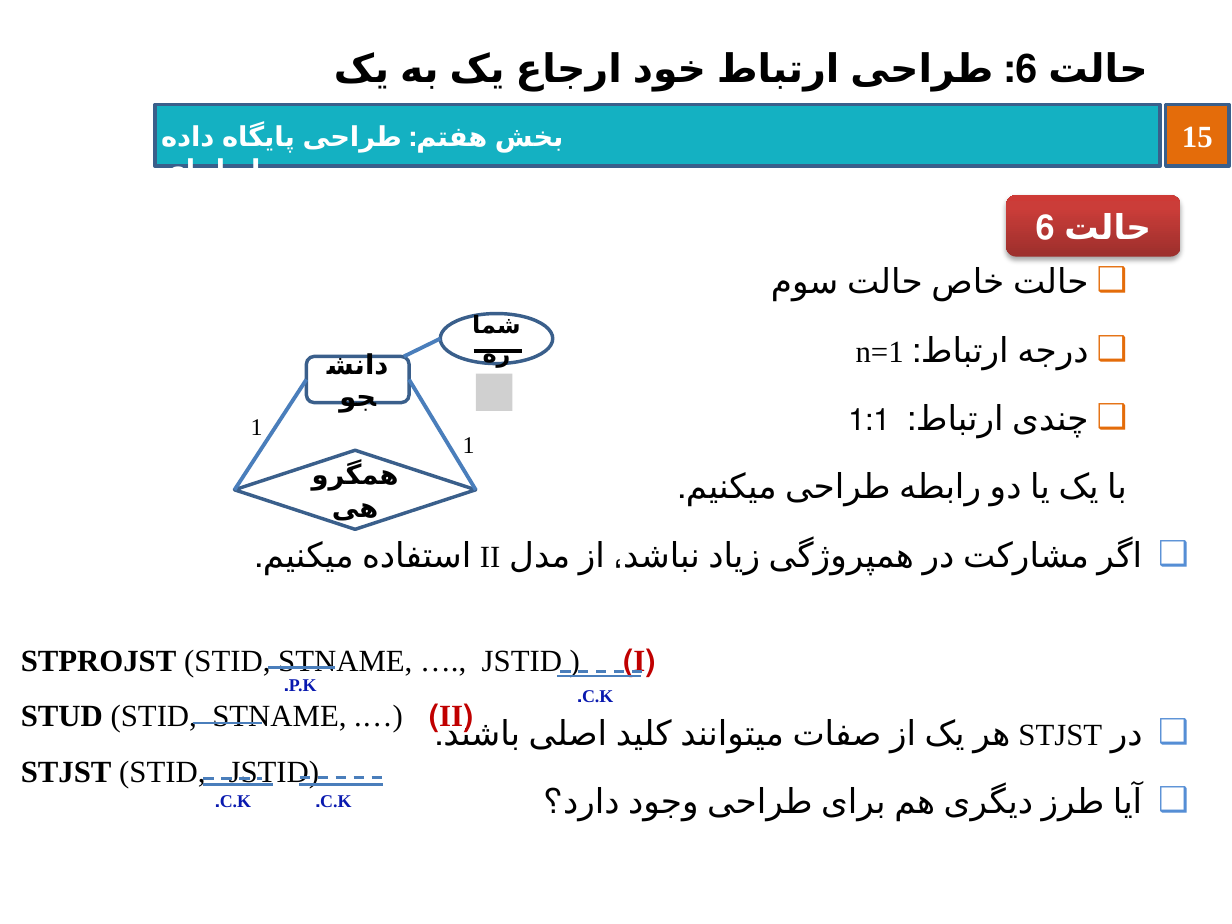
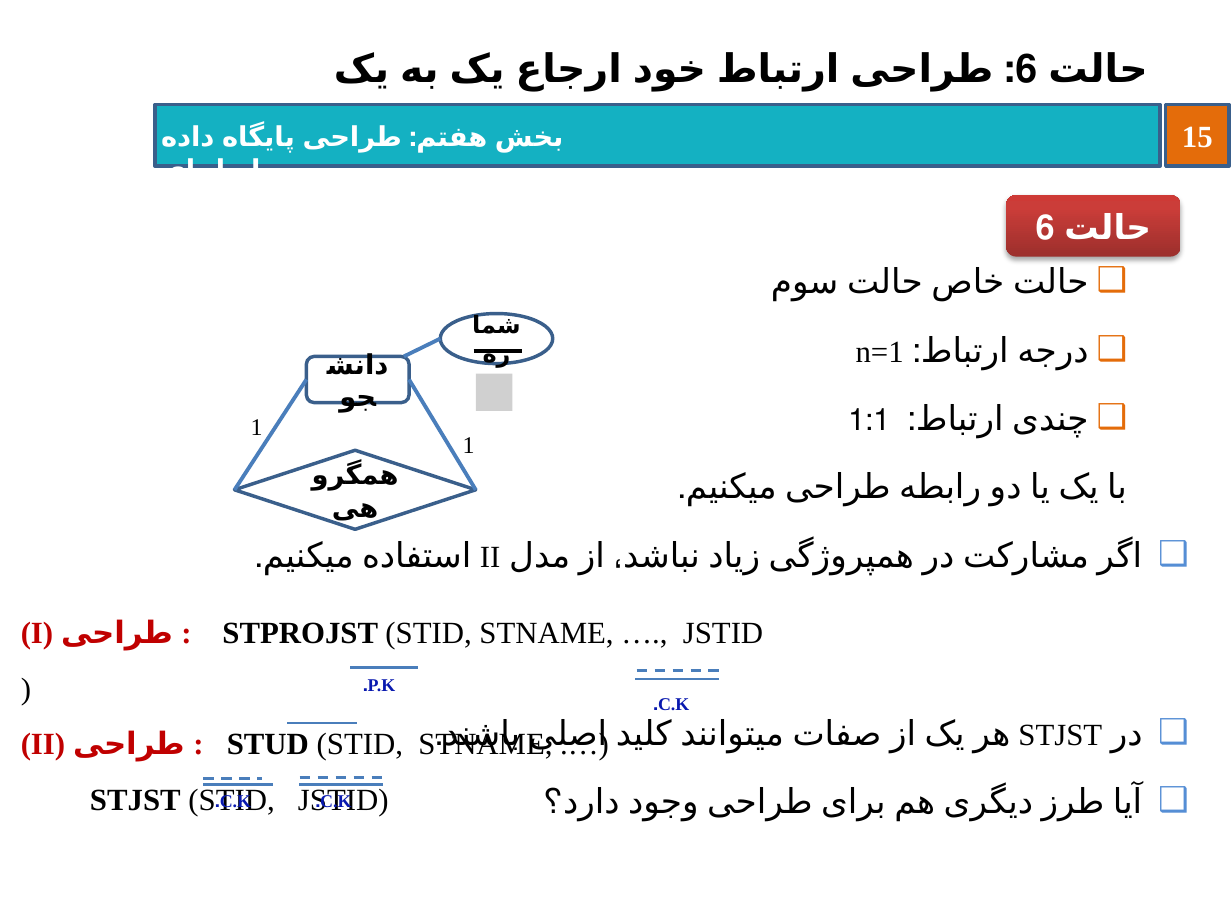
Before and after one commit to behnamhatami/DB-Slides, a slide deck: slide 15 of 7-DB-RDBDesign.pptx. Drawn at 1232x924 pixels with LibreOffice and Linux fonts; fonts in the diff are those of the drawing; grey boxes stand for pictures; background and template pictures are left out. Boxes give left, top, right and bottom in pixels: in the first picture for what was removed or moved away, otherwise in the second. Text is boxed around its words. In the diff, an @@ line names an element or a change of style, - is before the commit and + after.

```diff
--- a/7-DB-RDBDesign.pptx
+++ b/7-DB-RDBDesign.pptx
@@ text at bbox=[21, 619, 763, 761]: text changed @@
-(I) STPROJST (STID, STNAME, …., JSTID )
-(II) STUD (STID, STNAME, .…)
+(I) طراحی : STPROJST (STID, STNAME, …., JSTID )
+(II) طراحی : STUD (STID, STNAME, .…)
@@ text "P.K.": place and size @@
-text "P.K." at bbox=[289, 679, 317, 692]
+text "P.K." at bbox=[368, 679, 396, 691]
@@ line moved from (267, 668) - (335, 668) to (351, 668) - (418, 668) @@
@@ line moved from (557, 676) - (641, 676) to (636, 679) - (718, 679) @@
@@ line moved from (561, 671) - (643, 671) to (637, 670) - (719, 670) @@
@@ text "C.K.": place and size @@
-text "C.K." at bbox=[582, 690, 613, 702]
+text "C.K." at bbox=[658, 698, 689, 710]
@@ line moved from (193, 723) - (262, 723) to (287, 723) - (356, 723) @@
```
Also in this commit, not shown: 34 other slides changed, 6 slides added.
